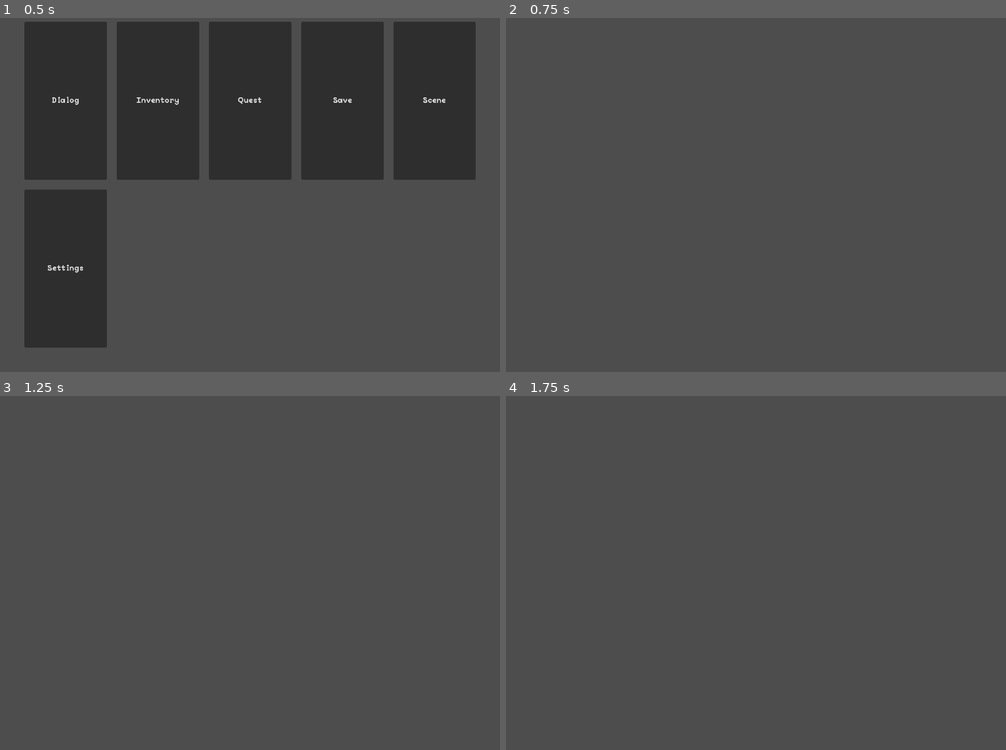
Above: before the commit, frames 1-4 (two rows, left to right).
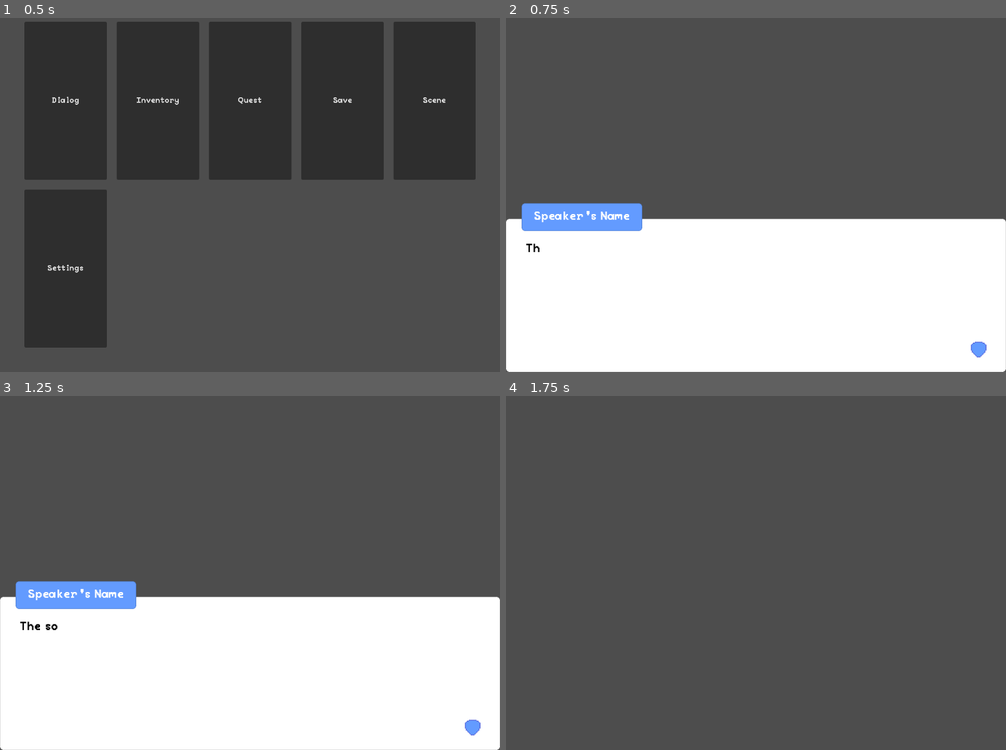
Above: after the commit, the same moments.

Repository: noufbmdev/Godot-Systems
Game: Godot game, scene res://Examples.tscn
Two runs of this game, one before a commit and one after it. Both use one fixed random seed, a clock stepped at 60 frames per second and the inputs below.
Inputs (mouse positions are in pixels of both pictures, inside the frame that each line leads up to):
- Up to frame 1 (0.5 s): no input
- Up to frame 2 (0.75 s): click "Dialog" at 0.5 s
- Up to frame 3 (1.25 s): no input
- Up to frame 4 (1.75 s): tap Enter (ui_accept) at 1.25, 1.52 s; move the mouse to (866, 544) at 1.27 s; click (866, 544) at 1.42 s

Frame 1 is identical in both runs. In frame 2, 44% of the frame differs, in the area x 0-100%, y 52-100%; in frame 3, 44%; in frame 4, nothing differs.

Commit message:
updated dialog system

Diff:
--- a/Dialog_System/Dialog_Example.tscn
+++ b/Dialog_System/Dialog_Example.tscn
@@ -1,3 +1,7 @@
-[gd_scene format=3 uid="uid://br0g1e5ol35im"]
+[gd_scene load_steps=2 format=3 uid="uid://br0g1e5ol35im"]
+
+[ext_resource type="PackedScene" uid="uid://24kc5g4nq2ka" path="res://Dialog_System/Nodes/DialogManager.tscn" id="1_8m87v"]
 
 [node name="Dialog_Example" type="Node"]
+
+[node name="DialogManager" parent="." instance=ExtResource("1_8m87v")]
Not shown, changed: Dialog_System/README.md
